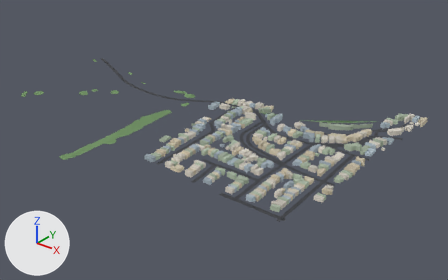
The glTF model public/tiles/tile_3_11.glb, before and after one commit.
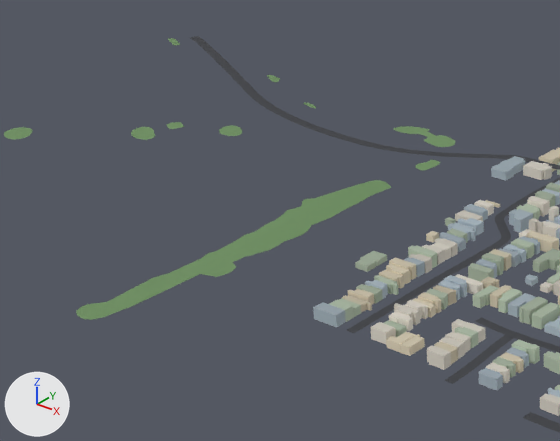
The first picture shows the older version from a camera (50 mm lens) standing at (-3507.0, -1450.0, 626.0) and looking at (-4310.0, -447.0, 4.0). The close-ups show the older and then the newer version on the part from 7% to 52% of the width and 16% to 73% of the height of that picture. Only the edits that show in the close-ups are written down. Arrows for +X, +Y and +Z are at lower left; the lights stay in place. Where no turn or scale is listed for an object, it has been applied to the vertices.

Objects in the first close-up: 'bld_3_11', 'grn_3_11', 'road_3_11'.
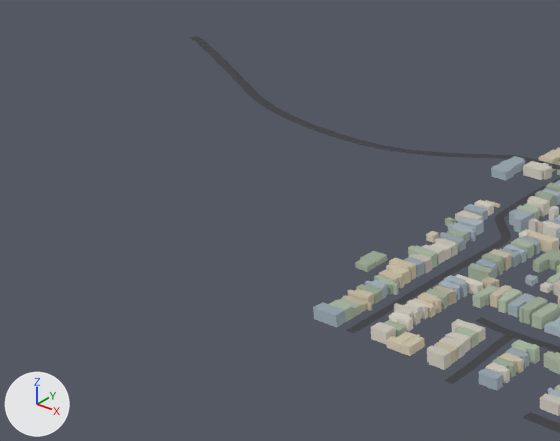
What differs and where, as boxes (x1, y1, x2, y2) in the close-ups (560 x 441 px):
'grn_3_11', deleted: before (4, 38, 455, 320)

The edits, one by one:
Object 'grn_3_11' (ob_grn_3_11) is deleted.
